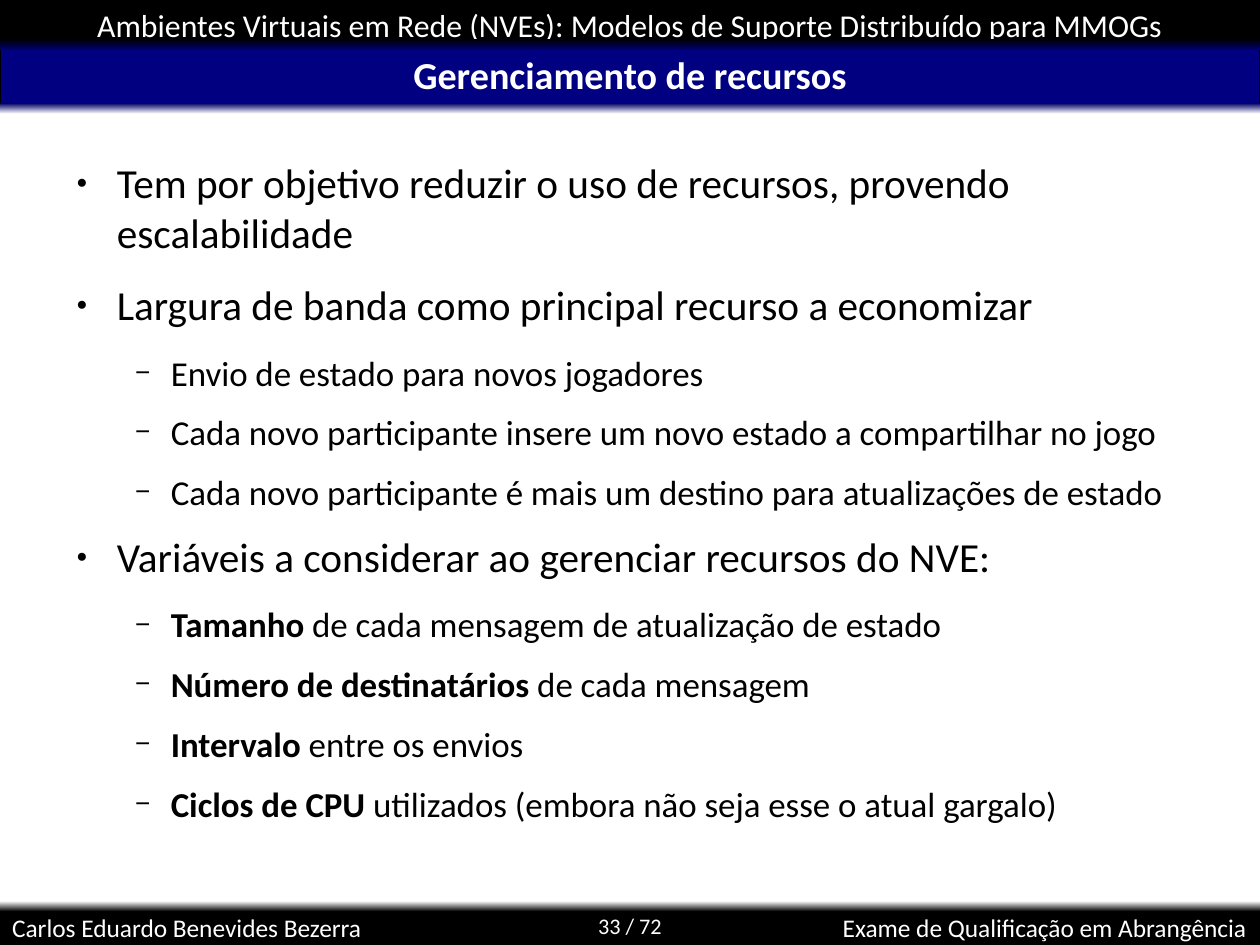
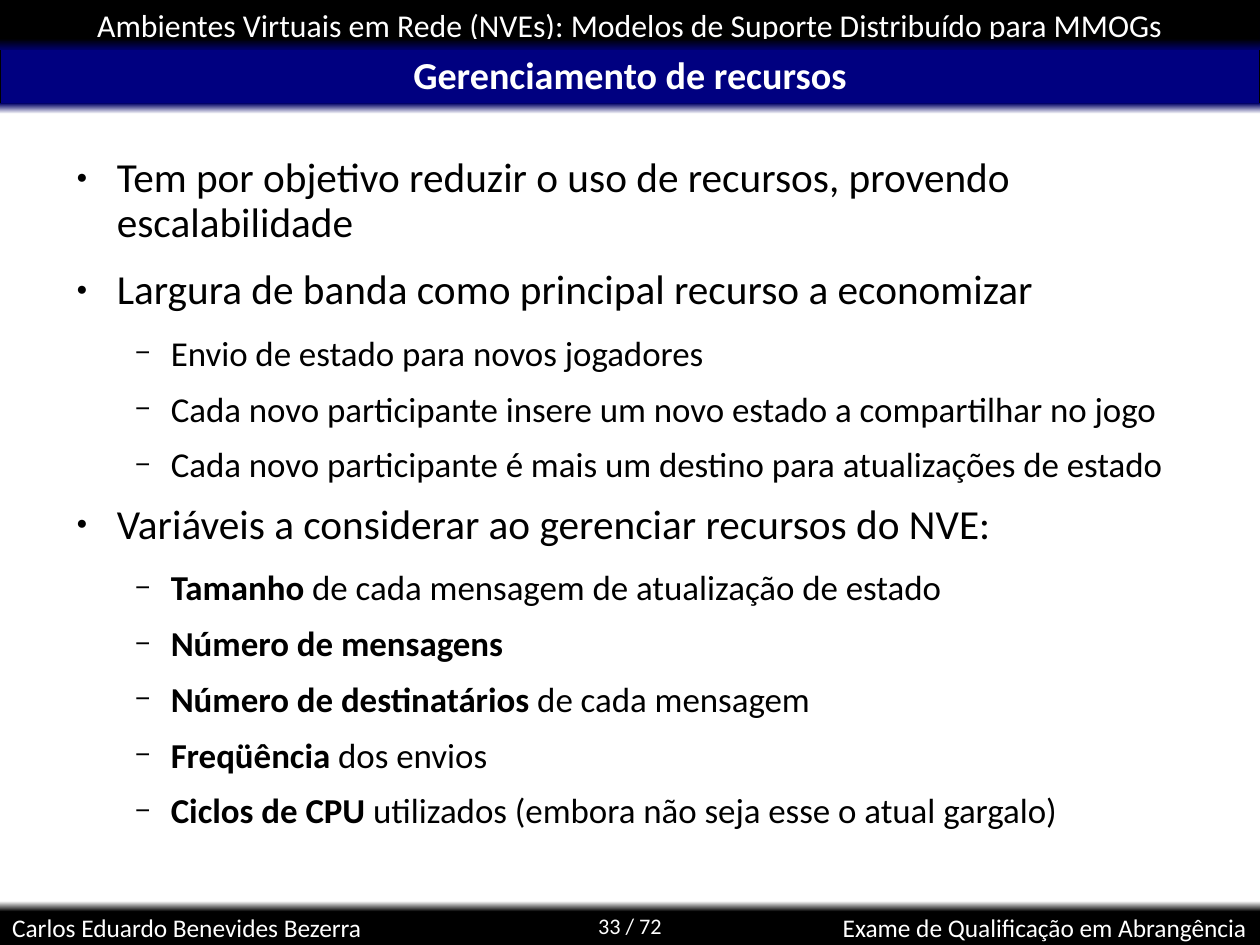
Before and after one commit to kdubezerra/kdubezerra, a slide deck: slide 33 of disciplinas/cmp600/app.ppt. Drawn at 1260x945 pixels with LibreOffice and Linux fonts; fonts in the diff are those of the drawing; background and template pictures are left out. Boxes give left, top, right and bottom in pixels: in the first picture for what was removed or moved away, otherwise in the second. Text is boxed around its words. In the diff, an @@ line names an element or a change of style, - is before the commit and + after.

```diff
--- a/disciplinas/cmp600/app.ppt
+++ b/disciplinas/cmp600/app.ppt
@@ text at <box>117,163,1162,829</box>: line spacing 1 to 0.9 @@
@@ text at <box>171,631,503,662</box>: paragraph added @@
+  − Número de mensagens
@@ text at <box>171,743,487,774</box>: text changed; bold on @@
-  − Intervalo entre os envios
+  − Freqüência dos envios
```
Also in this commit, not shown: 1 other slide changed, 7 slides added, 1 slide removed.
